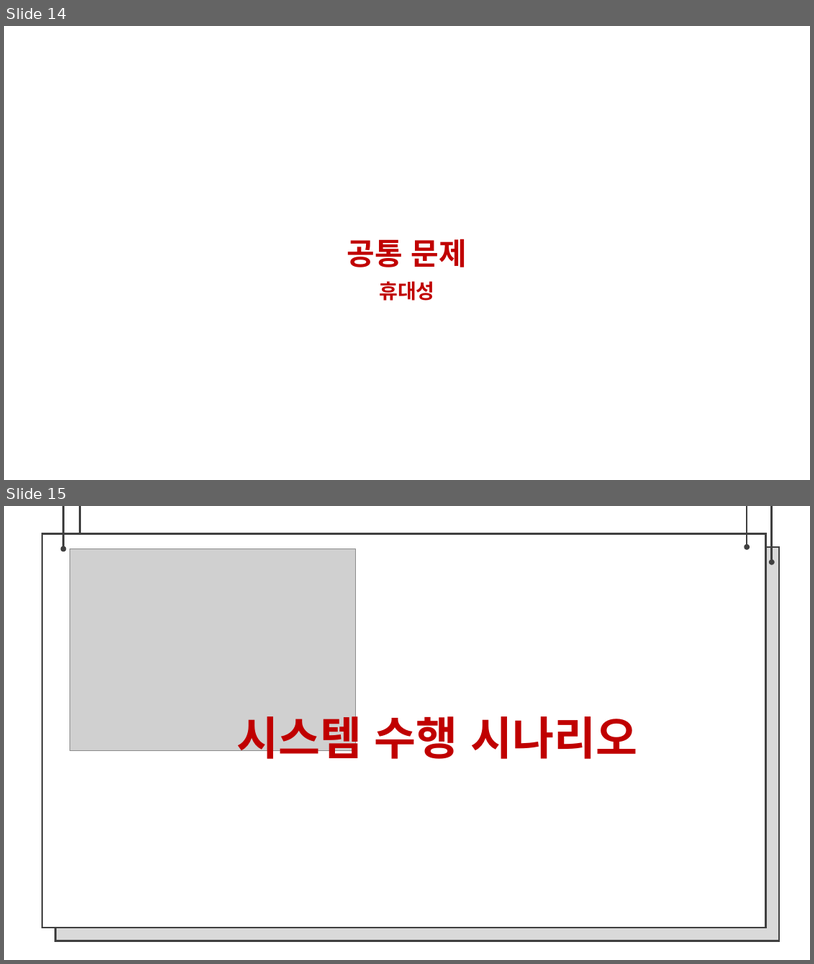
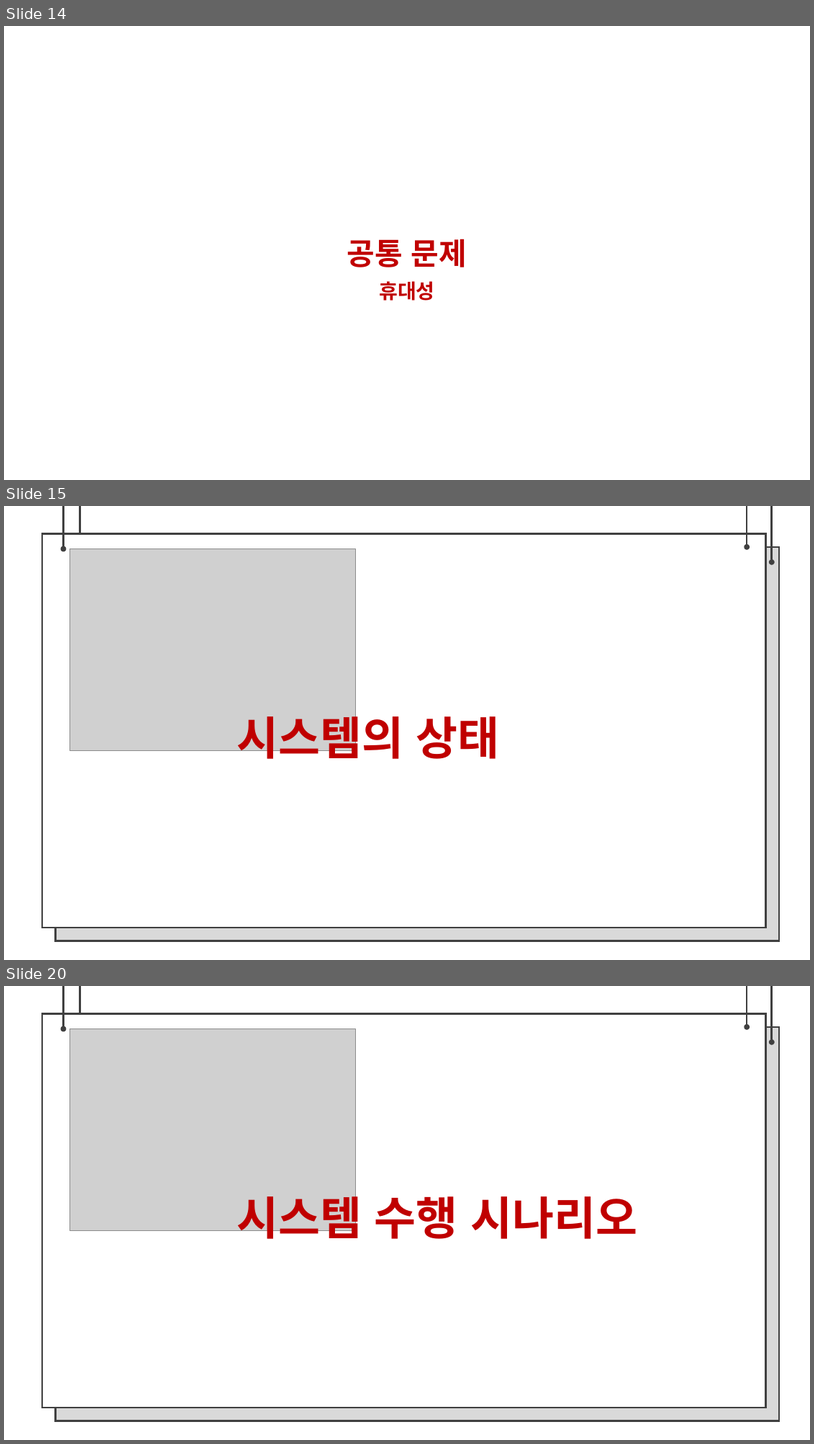
Before and after one commit to bajahoe/gitchana, a slide deck: 제안서 팀장 조동윤, 팀원 임종운.pptx. Shown one above the other, each under a label of ours: slides 14 and 15 before the commit, slides 14, 15 and 20 after it; the slides between them are not shown. The pictures are 814x964 and 814x1444 pixels, drawn with LibreOffice and Linux fonts; fonts in the diff are those of the drawing; grey boxes stand for pictures. Boxes give left, top, right and bottom in pixels: in the first picture for what was removed or moved away, otherwise in the second. Text is boxed around its words. In the diff, an @@ line names an element or a change of style, - is before the commit and + after.

Commit message:
ppt 내용 세부 수정
상태별 시나리오, 구성도 변경, 상태별 설명 추가

```diff
--- a/제안서 팀장 조동윤, 팀원 임종운.pptx
+++ b/제안서 팀장 조동윤, 팀원 임종운.pptx
@@ slide 15 added at bbox=[4, 506, 810, 960], background #FFFFFF @@
@@ arrow added from (63, 506) to (63, 549), #404040 2.25 pt @@
@@ arrow added from (80, 506) to (80, 561), #404040 2.25 pt @@
@@ arrow added from (748, 506) to (748, 547), #404040 2.25 pt @@
@@ arrow added from (772, 506) to (772, 562), #404040 2.25 pt @@
@@ rectangle added at bbox=[42, 534, 766, 928], fill #FFFFFF, outline #404040 2 pt @@
@@ rectangle added at bbox=[55, 547, 779, 941], fill #D9D9D9, outline #404040 2 pt @@
@@ picture added at bbox=[70, 549, 355, 750] @@
@@ text added at bbox=[237, 708, 500, 765], 54 pt, text #C00000, bold @@
+시스템의 상태
@@ what was slide 15 is now slide 20 @@
```
Also in this commit, not shown: 4 slides changed, 9 other slides added.
